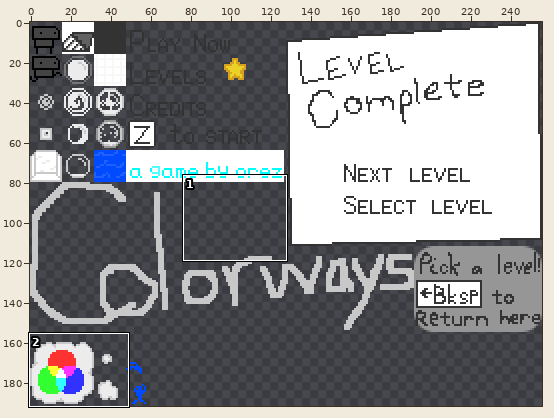
File history of a sprite sheet, bin/spritesheet.png. The first picture is a wide view before the edit; the outline marks the close-up.
Close-up. Before the commit:
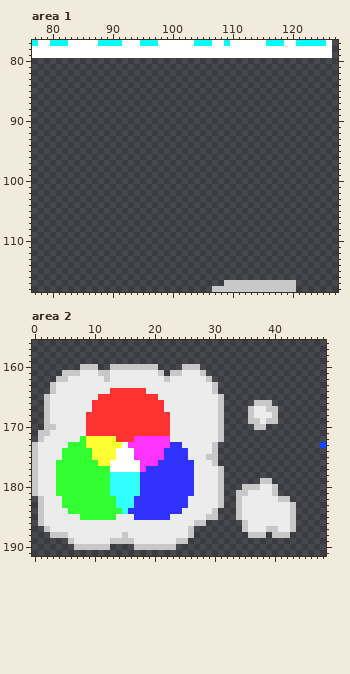
The file is 256x192 pixels. Pixels under 10% opacity are left out. Colours within 5 levels of each other are drawn and written as one. Shown: area 1: x 77..127, y 77..118; area 2: x 0..48, y 156..191.
New version:
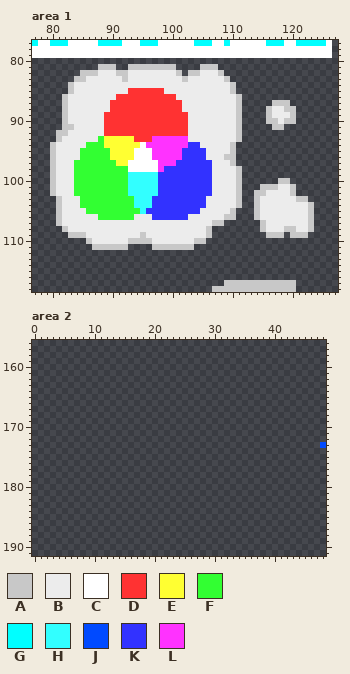
Palette (. is transparent): A #c8c8c8  B #ececec  C #ffffff  D #ff3232  E #ffff32  F #32ff32  G #00ffff  H #32ffff  J #004aff  K #3232ff  L #ff32ff
The exact change:
Area 1:
y 81: x 88..90 ... -> AAA; x 93..100 ........ -> AAAAAAAA; x 105..107 ... -> AAA
y 82: x 85..101 ................. -> AAABBBAABBBBBBBBA; x 103..108 ...... -> AABBBA
y 83: x 84..109 .......................... -> AABBBBBBABBBBBBBBBABBBBBBA
y 84: x 83..110 ............................ -> ABBBBBBBBBBBBBBBBBBBBBBBBBBA
y 85: x 83..110 ............................ -> ABBBBBBBBBDDDDDDBBBBBBBBBBBA
y 86: x 82..111 .............................. -> ABBBBBBBBDDDDDDDDDDBBBBBBBBBBA
y 87: x 82..111 .............................. -> ABBBBBBBDDDDDDDDDDDDBBBBBBBBBA; x 117..119 ... -> AAA
y 88: x 82..111 .............................. -> ABBBBBBBDDDDDDDDDDDDBBBBBBBBBA; x 116..120 ..... -> ABBAA
y 89: x 82..111 .............................. -> ABBBBBBDDDDDDDDDDDDDDBBBBBBBBA; x 116..120 ..... -> ABBBA
y 90: x 82..111 .............................. -> ABBBBBBDDDDDDDDDDDDDDBBBBBBBBA; x 116..120 ..... -> AABAA
y 91: x 82..111 .............................. -> AABBBBBDDDDDDDDDDDDDDBBBBBBBBA; x 117..118 .. -> AA
y 92: x 81..111 ............................... -> AABBBBBBDDDDDDDDDDDDDDBBBBBBBBA
y 93: x 81..111 ............................... -> ABBBBBBFEEEEEDDDLLLLLLBBBBBBBBA
y 94: x 80..110 ............................... -> ABBBBBFFFEEEEEECLLLLLLLKKBBBBBA
y 95: x 80..110 ............................... -> ABBBBFFFFFEEEECCCLLLLLKKKKBBBBA
y 96: x 80..110 ............................... -> ABBBBFFFFFEEEECCCLLLLLKKKKBBBAA
y 97: x 80..110 ............................... -> ABBBFFFFFFFEECCCCCLLLKKKKKKBBBA
y 98: x 80..111 ................................ -> ABBBFFFFFFFFFCCCCCLKKKKKKKKBBBBA
y 99: x 80..111 ................................ -> ABBBFFFFFFFFFHHHHHKKKKKKKKKBBBBA
y 100: x 80..111 ................................ -> ABBBFFFFFFFFFHHHHHKKKKKKKKKBBBBA; x 118..119 .. -> AA
y 101: x 80..111 ................................ -> ABBBFFFFFFFFFHHHHHKKKKKKKKKBBBBA; x 115..120 ...... -> AAABBA
y 102: x 80..111 ................................ -> ABBBFFFFFFFFFHHHHHKKKKKKKKKBBBBA; x 114..120 ....... -> AABBBBA
y 103: x 81..111 ............................... -> ABBBFFFFFFFFFHHHKKKKKKKKKBBBBBA; x 114..122 ......... -> ABBBBBBAA
y 104: x 81..111 ............................... -> ABBBFFFFFFFFFHHHKKKKKKKKKBBBBBA; x 114..123 .......... -> ABBBBBBBBA
y 105: x 81..110 .............................. -> ABBBBFFFFFFFFFHKKKKKKKKKBBBBBA; x 114..123 .......... -> ABBBBBBBBA
y 106: x 81..110 .............................. -> ABBBBBBFFFFFFBBBKKKKKKBBBBBBAA; x 114..123 .......... -> ABBBBBBBBA
y 107: x 81..108 ............................ -> ABBBBBBBBBBBBBBBBBBBBBBBBBAA; x 115..123 ......... -> ABBBBBBBA
y 108: x 82..106 ......................... -> ABBBBBBBBBBBBBBBBBBBBBBBA; x 115..123 ......... -> ABBBAABBA
y 109: x 83..106 ........................ -> AAABBBBBBBBBABBBBBBBBBBA; x 116..118 ... -> AAA; x 120..122 ... -> AAA
y 110: x 86..105 .................... -> ABBBBBBAAAABBBBBBBAA
y 111: x 87..92 ...... -> AAAAAA; x 97..103 ....... -> AAAAAAA
Area 2:
y 160: x 8..10 AAA -> ...; x 13..20 AAAAAAAA -> ........; x 25..27 AAA -> ...
y 161: x 5..21 AAABBBAABBBBBBBBA -> .................; x 23..28 AABBBA -> ......
y 162: x 4..29 AABBBBBBABBBBBBBBBABBBBBBA -> ..........................
y 163: x 3..30 ABBBBBBBBBBBBBBBBBBBBBBBBBBA -> ............................
y 164: x 3..30 ABBBBBBBBBDDDDDDBBBBBBBBBBBA -> ............................
y 165: x 2..31 ABBBBBBBBDDDDDDDDDDBBBBBBBBBBA -> ..............................
y 166: x 2..31 ABBBBBBBDDDDDDDDDDDDBBBBBBBBBA -> ..............................; x 37..39 AAA -> ...
y 167: x 2..31 ABBBBBBBDDDDDDDDDDDDBBBBBBBBBA -> ..............................; x 36..40 ABBAA -> .....
y 168: x 2..31 ABBBBBBDDDDDDDDDDDDDDBBBBBBBBA -> ..............................; x 36..40 ABBBA -> .....
y 169: x 2..31 ABBBBBBDDDDDDDDDDDDDDBBBBBBBBA -> ..............................; x 36..40 AABAA -> .....
y 170: x 2..31 AABBBBBDDDDDDDDDDDDDDBBBBBBBBA -> ..............................; x 37..38 AA -> ..
y 171: x 1..31 AABBBBBBDDDDDDDDDDDDDDBBBBBBBBA -> ...............................
y 172: x 1..31 ABBBBBBFEEEEEDDDLLLLLLBBBBBBBBA -> ...............................
y 173: x 0..30 ABBBBBFFFEEEEEECLLLLLLLKKBBBBBA -> ...............................
y 174: x 0..30 ABBBBFFFFFEEEECCCLLLLLKKKKBBBBA -> ...............................
y 175: x 0..30 ABBBBFFFFFEEEECCCLLLLLKKKKBBBAA -> ...............................
y 176: x 0..30 ABBBFFFFFFFEECCCCCLLLKKKKKKBBBA -> ...............................
y 177: x 0..31 ABBBFFFFFFFFFCCCCCLKKKKKKKKBBBBA -> ................................
y 178: x 0..31 ABBBFFFFFFFFFHHHHHKKKKKKKKKBBBBA -> ................................
y 179: x 0..31 ABBBFFFFFFFFFHHHHHKKKKKKKKKBBBBA -> ................................; x 38..39 AA -> ..
y 180: x 0..31 ABBBFFFFFFFFFHHHHHKKKKKKKKKBBBBA -> ................................; x 35..40 AAABBA -> ......
y 181: x 0..31 ABBBFFFFFFFFFHHHHHKKKKKKKKKBBBBA -> ................................; x 34..40 AABBBBA -> .......
y 182: x 1..31 ABBBFFFFFFFFFHHHKKKKKKKKKBBBBBA -> ...............................; x 34..42 ABBBBBBAA -> .........
y 183: x 1..31 ABBBFFFFFFFFFHHHKKKKKKKKKBBBBBA -> ...............................; x 34..43 ABBBBBBBBA -> ..........
y 184: x 1..30 ABBBBFFFFFFFFFHKKKKKKKKKBBBBBA -> ..............................; x 34..43 ABBBBBBBBA -> ..........
y 185: x 1..30 ABBBBBBFFFFFFBBBKKKKKKBBBBBBAA -> ..............................; x 34..43 ABBBBBBBBA -> ..........
y 186: x 1..28 ABBBBBBBBBBBBBBBBBBBBBBBBBAA -> ............................; x 35..43 ABBBBBBBA -> .........
y 187: x 2..26 ABBBBBBBBBBBBBBBBBBBBBBBA -> .........................; x 35..43 ABBBAABBA -> .........
y 188: x 3..26 AAABBBBBBBBBABBBBBBBBBBA -> ........................; x 36..38 AAA -> ...; x 40..42 AAA -> ...
y 189: x 6..25 ABBBBBBAAAABBBBBBBAA -> ....................
y 190: x 7..12 AAAAAA -> ......; x 17..23 AAAAAAA -> .......
Boxes around the changes in both close-ups, in picture pixels (x1, y1, x2, y2):
added: (50, 64, 314, 250)
erased: (32, 364, 296, 550)
